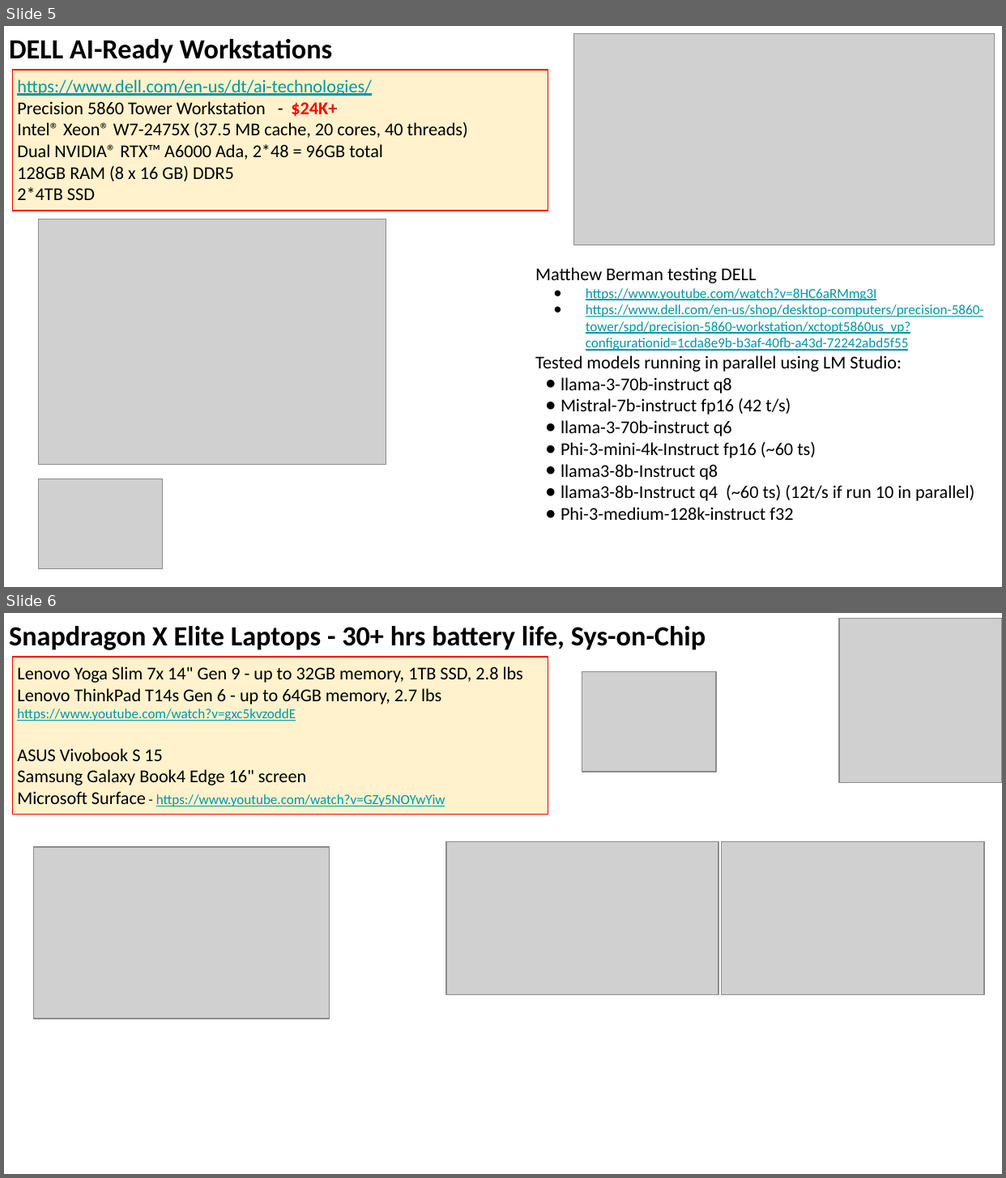
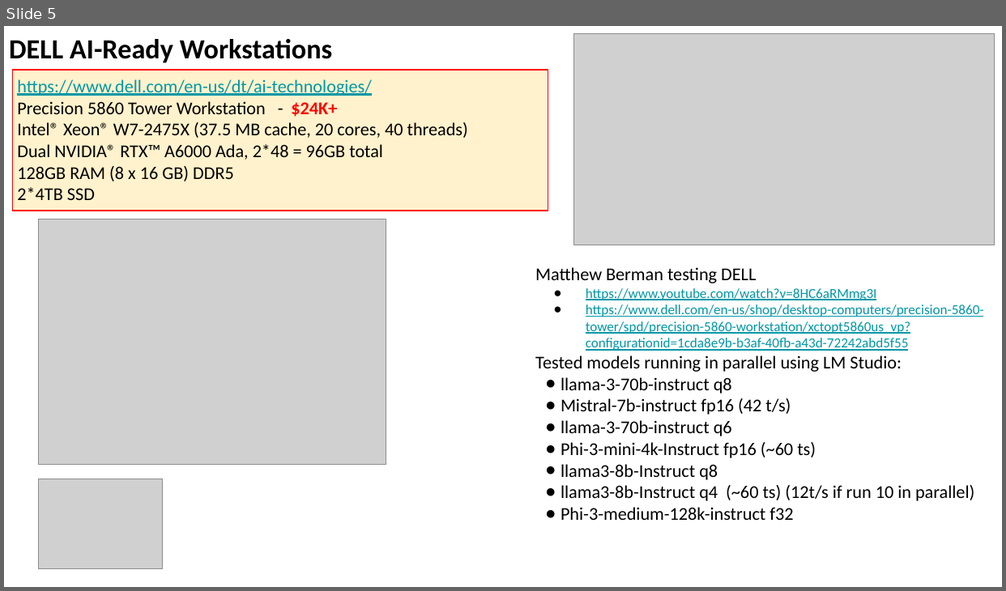
Before and after one commit to lselector/seminar, a slide deck: 2024/2024-06-21-AI-Updates.pptx. Shown one above the other, each under a label of ours: slides 5 and 6 before the commit, slide 5 after it. The pictures are 1006x1178 and 1006x591 pixels, drawn with LibreOffice and Linux fonts; fonts in the diff are those of the drawing; grey boxes stand for pictures. Boxes give left, top, right and bottom in pixels: in the first picture for what was removed or moved away, otherwise in the second. Text is boxed around its words. In the diff, an @@ line names an element or a change of style, - is before the commit and + after.

```diff
--- a/2024/2024-06-21-AI-Updates.pptx
+++ b/2024/2024-06-21-AI-Updates.pptx
@@ slide 6 removed at (x1=4, y1=613, x2=1002, y2=1174), background #FFFFFF @@
@@ text removed at (x1=9, y1=626, x2=705, y2=650) @@
-Snapdragon X Elite Laptops - 30+ hrs battery life, Sys-on-Chip
@@ picture removed at (x1=839, y1=618, x2=1002, y2=782) @@
@@ rectangle removed at (x1=12, y1=657, x2=548, y2=815) @@
-Lenovo Yoga Slim 7x 14" Gen 9 - up to 32GB memory, 1TB SSD, 2.8 lbs
-Lenovo ThinkPad T14s Gen 6 - up to 64GB memory, 2.7 lbs
-https://www.youtube.com/watch?v=gxc5kvzoddE
-ASUS Vivobook S 15
-Samsung Galaxy Book4 Edge 16" screen
-Microsoft Surface - https://www.youtube.com/watch?v=GZy5NOYwYiw
@@ picture removed at (x1=582, y1=672, x2=715, y2=772) @@
@@ picture removed at (x1=34, y1=848, x2=330, y2=1019) @@
@@ picture removed at (x1=446, y1=841, x2=718, y2=995) @@
@@ picture removed at (x1=721, y1=841, x2=984, y2=995) @@
```
Also in this commit, not shown: 5 slides changed, 5 slides added.
